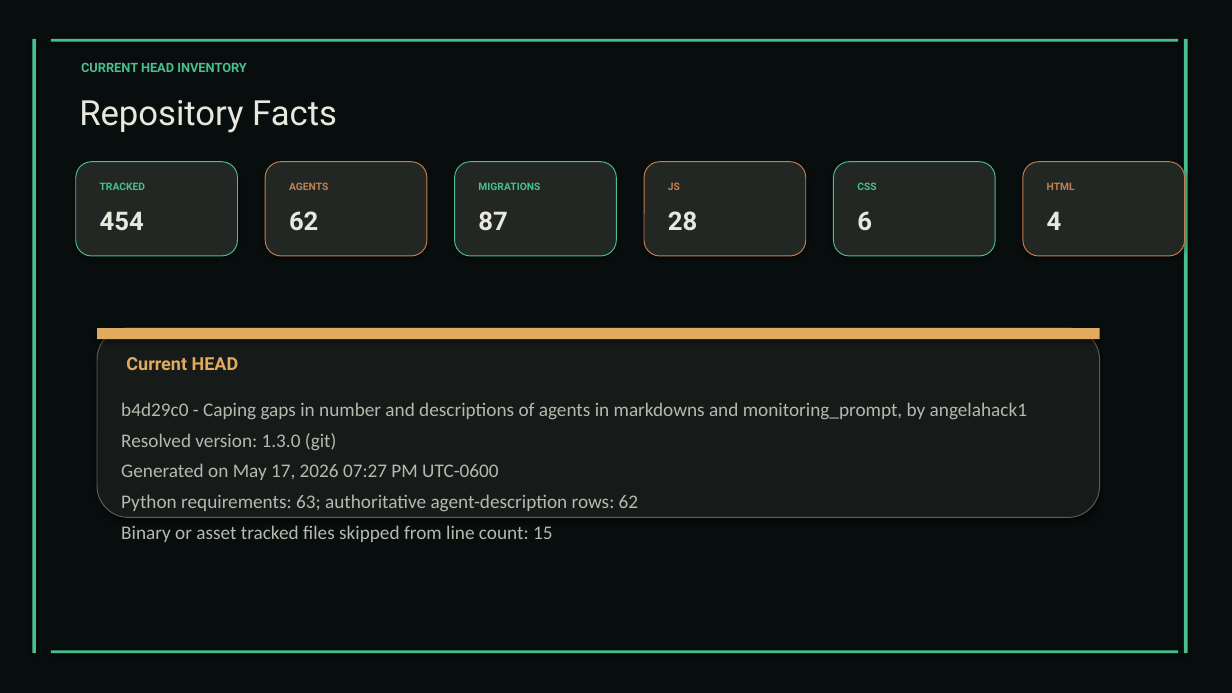
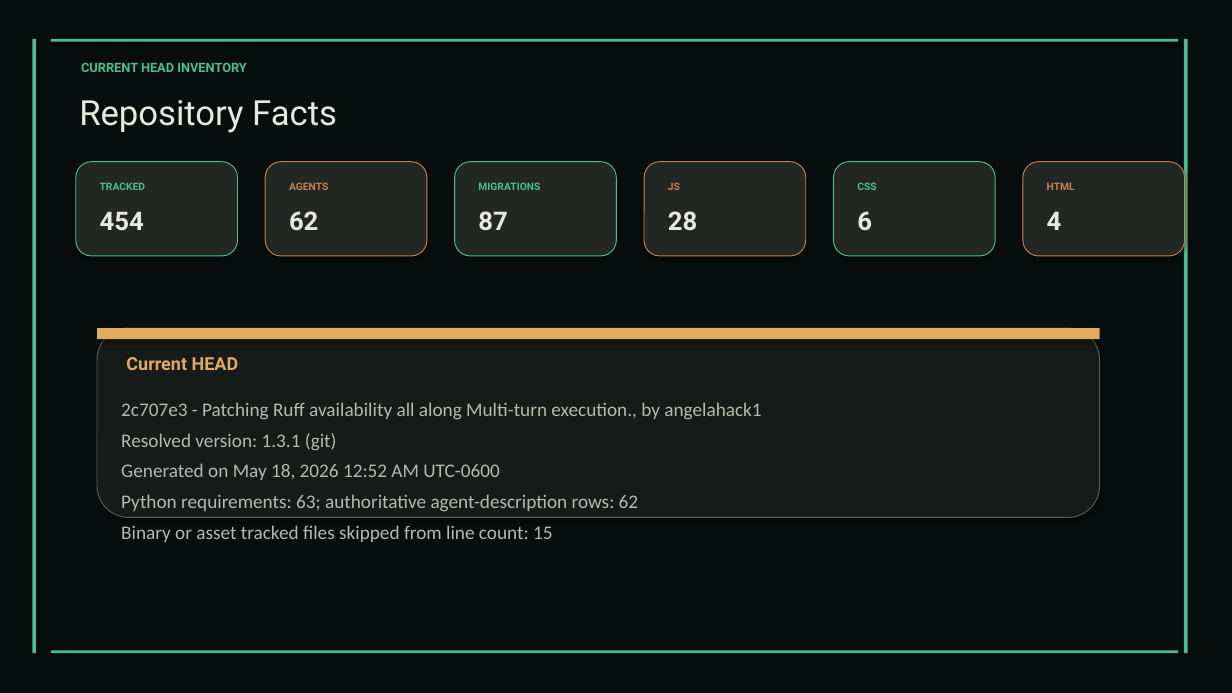
Before and after one commit to XAIHT/Tlamatini, a slide deck: slide 28 of Tlamatini_eXtended_Artificial_Intelligence_Humanly_Tempered.pptx. Drawn at 1232x693 pixels with LibreOffice and Linux fonts; fonts in the diff are those of the drawing. Boxes give left, top, right and bottom in pixels: in the first picture for what was removed or moved away, otherwise in the second. Text is boxed around its words. In the diff, an @@ line names an element or a change of style, - is before the commit and + after.

Commit message:
Updating version in all the documentation and installing/uninstalling windows, by angelahack1

```diff
--- a/Tlamatini_eXtended_Artificial_Intelligence_Humanly_Tempered.pptx
+++ b/Tlamatini_eXtended_Artificial_Intelligence_Humanly_Tempered.pptx
@@ text at bbox=[121, 402, 761, 480]: text changed @@
-b4d29c0 - Caping gaps in number and descriptions of agents in markdowns and monitoring_prompt, by angelahack1
-Resolved version: 1.3.0 (git)
-Generated on May 17, 2026 07:27 PM UTC-0600
+2c707e3 - Patching Ruff availability all along Multi-turn execution., by angelahack1
+Resolved version: 1.3.1 (git)
+Generated on May 18, 2026 12:52 AM UTC-0600
```
Also in this commit, not shown: 6 other slides changed, 6 other files.
